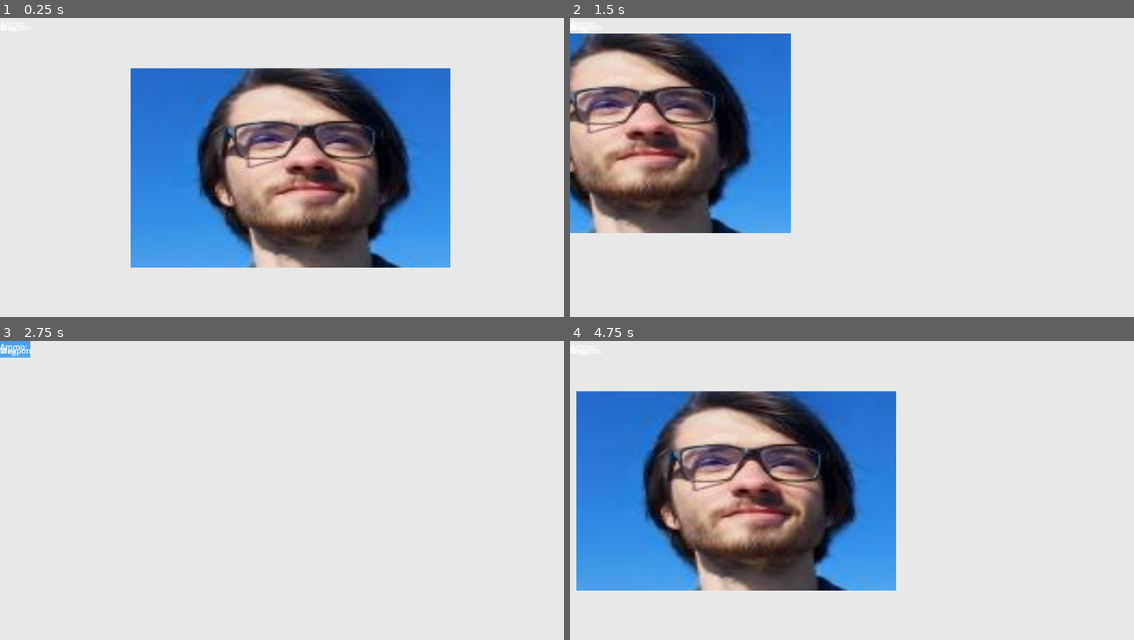
Above: before the commit, frames 1-4 (two rows, left to right).
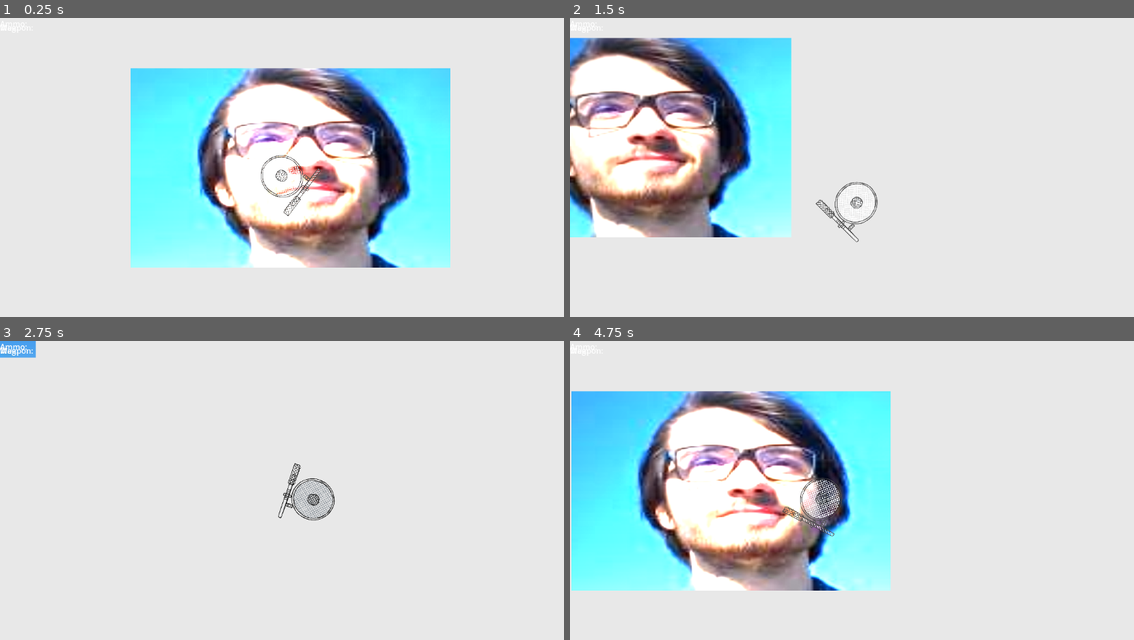
Above: after the commit, the same moments.

Repository: LanVukusic/GameX
Game: Godot game, scene res://TEST.tscn
The game is run twice, just before and just after one commit, with the same random seed, the same clock (stepped at 60 frames per second) and the same inputs. This scene is started directly instead of the project's main scene.
Inputs (mouse positions are in pixels of both pictures, inside the frame that each line leads up to):
- Up to frame 1 (0.25 s): no input
- Up to frame 2 (1.5 s): tap Enter at 0.5 s; move the mouse to (976, 161) at 0.52 s; press the mouse at (976, 161) at 0.53 s; hold Right (ui_right) 0.53-1.28 s; tap L (Lamp, bound only after the commit) at 0.8, 1.35 s; move the mouse to (739, 191) at 1.27 s; release the mouse at (739, 191) at 1.28 s; hold Down (ui_down) from 1.28 s (still down)
- Up to frame 3 (2.75 s): click (169, 514) at 1.55 s; move the mouse to (338, 430) at 2.02 s; release Down (ui_down) at 2.03 s; press the mouse at (338, 430) at 2.03 s; hold Right (ui_right) from 2.03 s (still down); tap L (Lamp, bound only after the commit) at 2.3 s
- Up to frame 4 (4.75 s): move the mouse to (823, 562) at 2.77 s; release Right (ui_right) at 2.78 s; release the mouse at (823, 562) at 2.78 s; hold Up (ui_up) 2.78-3.53 s; tap L (Lamp, bound only after the commit) at 2.85, 3.8, 4.35 s; click (823, 562) at 3.05 s; move the mouse to (1021, 547) at 3.52 s; press the mouse at (1021, 547) at 3.53 s; hold Left (ui_left) from 3.53 s (still down); tap R (Reload) at 4.15 s; move the mouse to (682, 451) at 4.27 s; release the mouse at (682, 451) at 4.28 s; click (682, 451) at 4.55 s

The runs differ from the first frame. In frame 1, 37% of the frame differs, in the area x 23-80%, y 16-84%; in frame 2, 25%; in frame 3, 0.8%; in frame 4, 38%, in the area x 0-58%, y 16-84%.

Commit message:
local player controlls for dev purposes are now handled in PlayerDevNode. All other things should be signaled due to multiplayer inputs

Diff:
--- a/Godot/Entities/Player/Player.gd
+++ b/Godot/Entities/Player/Player.gd
@@ -2,7 +2,7 @@
 extends CharacterBody2D
 
 @export_category("DEBUG AND DEV")
-@export var localControll: bool = false
+@export var DEBUG_EnemyTest: Node2D
 
 @export_category("Movement config")
 @export var moveSpeed: float = 400
@@ -12,27 +12,23 @@
 @export var maxHealth: int = 100
 @export var curHealth: int = maxHealth
 
-@export var DEBUG_EnemyTest: Node2D
 
+@export var weapon_manager: Weapon_manager
+
+signal connect(color: Color, name: String)
 signal moveVec(vec: Vector2)
 signal lookVec(vec: Vector2)
 signal lamp()
-signal connect(color: Color, name: String)
 
 var _input_direction = Vector2(0, 0)
-var lerpTween: Tween
 
 func set_input_direction(vec: Vector2):
 	_input_direction = vec
 
-func set_look_direction(vec: Vector2, _delta: float):
+func set_look_direction(vec: Vector2):
 	var target = vec.angle() + PI / 2
-	var lookSpeed = min(10 * _delta, 1.0)
+	var lookSpeed = 0.1
 	self.rotation = lerp_angle(self.rotation, target, lookSpeed)
-
-func get_input():
-	var input_dir = Input.get_vector("ui_left", "ui_right", "ui_up", "ui_down")
-	set_input_direction(input_dir)
 
 func toggle_lamp():
 	$PointLight2D.enabled = !$PointLight2D.enabled
@@ -47,13 +43,9 @@
 	lookVec.connect(set_look_direction)
 	lamp.connect(toggle_lamp)
 	connect.connect(conn)
-	lerpTween = self.create_tween()
 
 # Called every frame. 'delta' is the elapsed time since the previous frame.
 func _physics_process(_delta: float) -> void:
-	if (localControll):
-		set_look_direction(get_global_mouse_position() - global_position, _delta)
-		get_input()
 	self.velocity = _input_direction * moveSpeed
 	move_and_slide()
 
--- a/Godot/Entities/Player/Player.tscn
+++ b/Godot/Entities/Player/Player.tscn
@@ -20,15 +20,11 @@
 [sub_resource type="CircleShape2D" id="CircleShape2D_kpki2"]
 radius = 30.55
 
-[node name="Player" type="CharacterBody2D" groups=["Player"]]
+[node name="Player" type="CharacterBody2D" node_paths=PackedStringArray("weapon_manager") groups=["Player"]]
 z_index = 10
 up_direction = Vector2(1, 0)
 script = ExtResource("1_3c7vl")
-localControll = null
-moveSpeed = null
-multiplayerId = null
-color = null
-maxHealth = null
+weapon_manager = NodePath("Weapon")
 
 [node name="Weapon" parent="." instance=ExtResource("2_t0cl3")]
 position = Vector2(-30, 0)
--- /dev/null
+++ b/Godot/Entities/Player/PlayerDevNode.gd
@@ -0,0 +1,43 @@
+extends Node2D
+class_name PlayerDevNode
+
+var player: Player
+
+@export_category("THIS IS AN OVERRIDE FOR NETWORKED CONTROLLS")
+
+func _ready() -> void:
+	player = get_parent()
+
+
+# Called every frame. 'delta' is the elapsed time since the previous frame.
+func _physics_process(_delta: float) -> void:
+	# looking
+	var look_dir = get_global_mouse_position() - global_position
+	player.lookVec.emit(look_dir)
+
+	# movement
+	var input_dir = Input.get_vector("ui_left", "ui_right", "ui_up", "ui_down")
+	player.moveVec.emit(input_dir)
+
+# button events
+func _input(event: InputEvent) -> void:
+	if event.is_action_pressed("Shoot"):
+		player.weapon_manager.shoot_active.emit()
+
+	if event.is_action_released("Shoot"):
+		player.weapon_manager.shoot_release.emit()
+
+	if event.is_action_pressed("Reload"):
+		player.weapon_manager.reload_active.emit()
+
+	if event.is_action_pressed("Lamp"):
+		player.lamp.emit()
+
+
+# only allow to be a parent of th player
+func _get_configuration_warnings() -> PackedStringArray:
+	var handler = get_parent()
+	if handler.name != "Player":
+		return ["Need to be attached to a player"]
+
+	return []
--- a/Godot/TEST.tscn
+++ b/Godot/TEST.tscn
@@ -1,9 +1,10 @@
-[gd_scene load_steps=5 format=3 uid="uid://btda7ax5atic7"]
+[gd_scene load_steps=6 format=3 uid="uid://btda7ax5atic7"]
 
 [ext_resource type="PackedScene" uid="uid://lrrmhxf8p6g3" path="res://Entities/Player/Player.tscn" id="1_imvub"]
 [ext_resource type="PackedScene" uid="uid://bu1vvd37kb4tn" path="res://Camera/MainCamera.tscn" id="2_oifng"]
 [ext_resource type="Texture2D" uid="uid://ckdbul8vla5d8" path="res://Entities/{768B6756-A940-4E02-B0D2-963D91A6511A}.png" id="3_i0f0g"]
 [ext_resource type="PackedScene" uid="uid://cb4lh3a0xlxc" path="res://Networking/socket_server.tscn" id="4_5k5dy"]
+[ext_resource type="Script" path="res://Entities/Player/PlayerDevNode.gd" id="5_y7ykv"]
 
 [node name="Test" type="Node2D"]
 
@@ -16,11 +17,12 @@
 player_padding = 200
 min_zoom = 0.63
 
-[node name="Player" parent="." instance=ExtResource("1_imvub")]
-visible = false
-localControll = true
-
 [node name="SocketServer" parent="." node_paths=PackedStringArray("player_root") instance=ExtResource("4_5k5dy")]
 position = Vector2(11, -11)
 scale = Vector2(2.77703, 2.14167)
 player_root = NodePath("..")
+
+[node name="Player" parent="." instance=ExtResource("1_imvub")]
+
+[node name="PlayerDevNode" type="Node2D" parent="Player"]
+script = ExtResource("5_y7ykv")
--- a/Godot/Weapon/ranged_weapons/Projectile.tscn
+++ b/Godot/Weapon/ranged_weapons/Projectile.tscn
@@ -6,7 +6,7 @@
 friction = 0.5
 
 [sub_resource type="CircleShape2D" id="CircleShape2D_2q5dv"]
-radius = 3.16228
+radius = 6.08276
 
 [sub_resource type="Gradient" id="Gradient_t4buc"]
 colors = PackedColorArray(0, 0, 0, 1, 0.712297, 6.16074e-06, 0.465964, 1)
--- a/Godot/Weapon/weapon_manager.gd
+++ b/Godot/Weapon/weapon_manager.gd
@@ -1,16 +1,15 @@
 @tool
 extends Node2D
-
-#signal Weapon_Changed
-#signal Weapon_stack
-#signal Update_weapon_stack
+class_name Weapon_manager
 
 @export var current_bullet: PackedScene
 @export var current_weapon: WeaponResource
 @export var bullet_transform: RayCast2D
 
-#var weapon_stack = []
-#var weapon_indicator = 0
+signal shoot_active
+signal shoot_release
+signal reload_active
+
 var ammo: int
 enum weapon_state {READY, RELOADING}
 var current_weapon_state: weapon_state
@@ -19,12 +18,11 @@
 var is_firing = false
 var can_shoot = true
 
-
-
 # Called when the node enters the scene tree for the first time.
 func _ready() -> void:
-	pass # Replace with function body.
-
+	reload_active.connect(reload)
+	shoot_active.connect(_shot_active)
+	shoot_release.connect(_shot_released)
 
 # Called every frame. 'delta' is the elapsed time since the previous frame.
 func _process(delta: float) -> void:
@@ -34,28 +32,23 @@
 	# **Automatic firing**: Fire at intervals if the button is held
 	if is_firing and current_weapon.is_automatic and bpm_timer >= current_weapon.fire_rate:
 		fire()
-		bpm_timer = 0.0  # Reset timer for the next interval
+		bpm_timer = 0.0 # Reset timer for the next interval
 
 	# **Reset can_shoot after cooldown** for both automatic and semi-automatic modes
 	if bpm_timer >= current_weapon.fire_rate:
-		can_shoot = true  # Allow new shot when cooldown is complete
-		bpm_timer = 0.0  # Reset timer
-	pass
+		can_shoot = true # Allow new shot when cooldown is complete
+		bpm_timer = 0.0 # Reset timer
 
-func _input(event: InputEvent) -> void:
-	if event.is_action_pressed("Shoot") and can_shoot:
-		is_firing = true
-		fire()  # Fire immediately on press for automatic weapons
-		can_shoot = false  # Set cooldown
-		bpm_timer = 0.0  # Reset timer for consistent interval
+func _shot_active():
+	if (!can_shoot):
+		return
+	is_firing = true
+	fire() # Fire immediately on press for automatic weapons
+	can_shoot = false # Set cooldown
+	bpm_timer = 0.0 # Reset timer for consistent interval
 
-	if event.is_action_released("Shoot"):
-		is_firing = false
-
-	if event.is_action_pressed("Reload"):
-		reload()
-
-
+func _shot_released():
+	is_firing = false
 
 func fire():
 	if current_weapon_state == weapon_state.RELOADING:
@@ -87,7 +80,6 @@
 			current_weapon_state = weapon_state.READY
 			print("delam")
 			)
-	print("hihi")
 
 
 func _init_weapon():
--- a/Godot/project.godot
+++ b/Godot/project.godot
@@ -64,6 +64,11 @@
 "events": [Object(InputEventKey,"resource_local_to_scene":false,"resource_name":"","device":-1,"window_id":0,"alt_press …(192 unchanged characters)…
 ]
 }
+Lamp={
+"deadzone": 0.5,
+"events": [Object(InputEventKey,"resource_local_to_scene":false,"resource_name":"","device":-1,"window_id":0,"alt_pressed":false,"shift_pressed":false,"ctrl_pressed":false,"meta_pressed":false,"pressed":false,"keycode":0,"physical_keycode":76,"key_label":0,"unicode":108,"location":0,"echo":false,"script":null)
+]
+}
 
 [layer_names]
 
Not shown, changed: Controller_web/package.json
Not shown, changed: Controller_web/src/App.tsx
Not shown, changed: Controller_web/src/Controller/Controller.tsx
Not shown, changed: Controller_web/src/dtos.ts
Not shown, changed: Controller_web/yarn.lock
